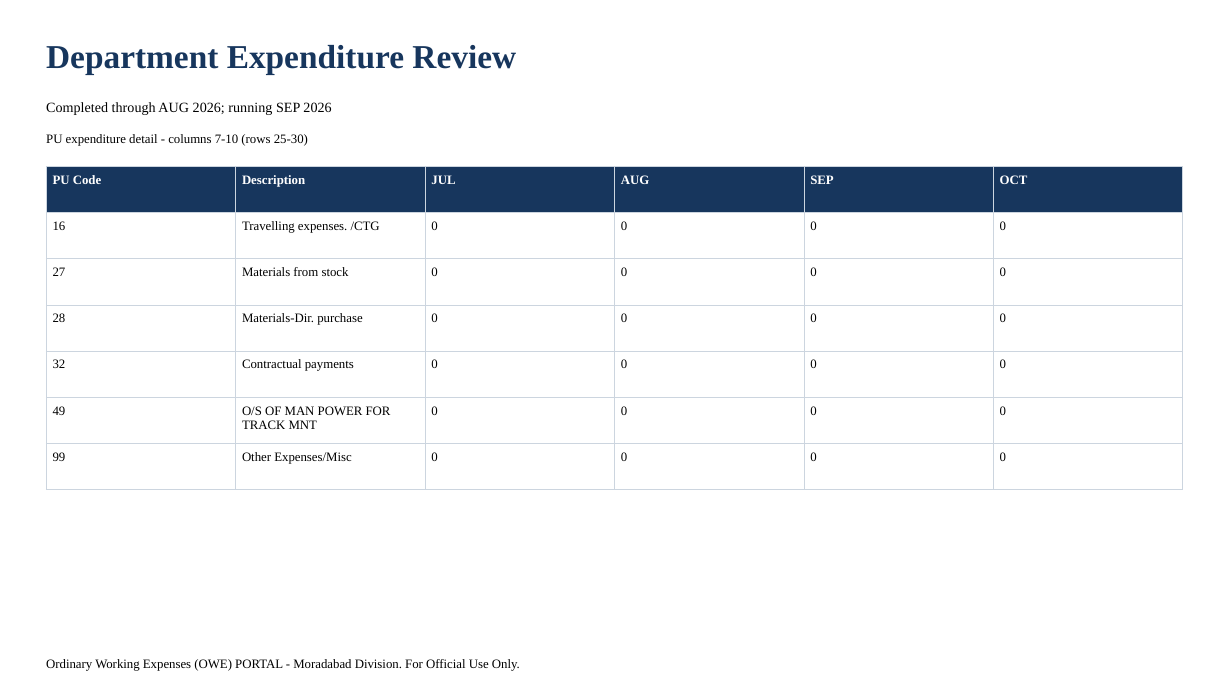
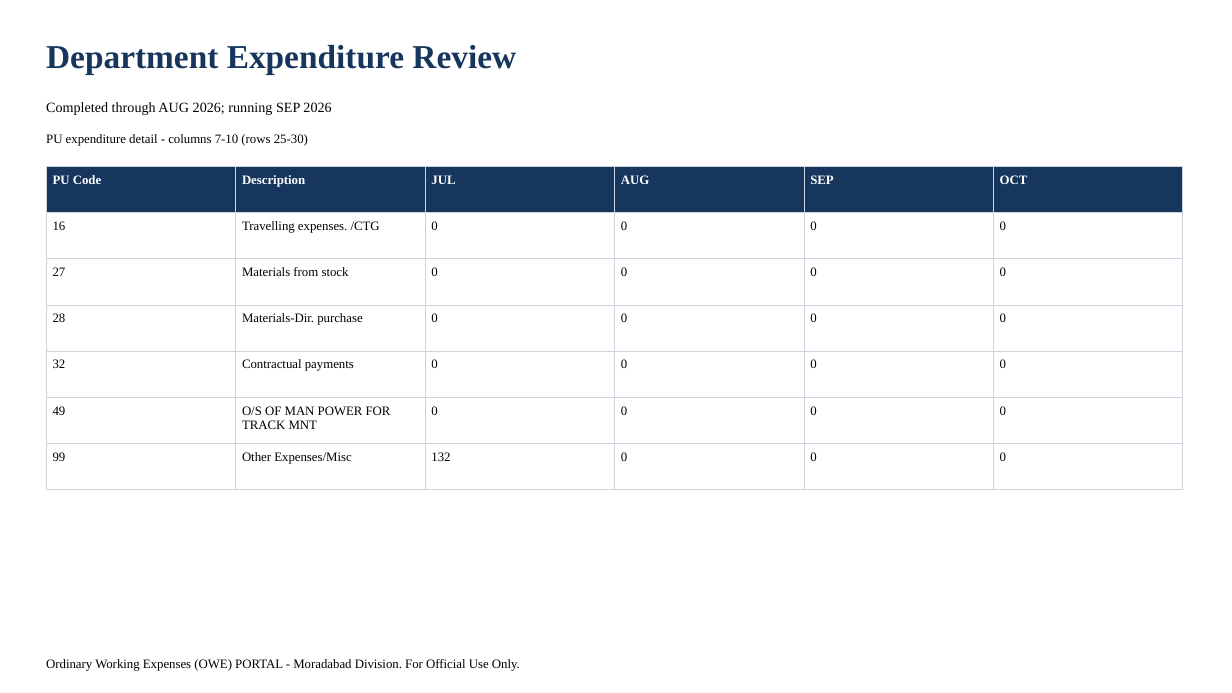
Before and after one commit to girishtiwari007/MBRLR, a slide deck: slide 12 of .export-validation/display/display.pptx. Drawn at 1232x693 pixels with LibreOffice and Linux fonts; fonts in the diff are those of the drawing. Boxes give left, top, right and bottom in pixels: in the first picture for what was removed or moved away, otherwise in the second. Text is boxed around its words. In the diff, an @@ line names an element or a change of style, - is before the commit and + after.

```diff
--- a/.export-validation/display/display.pptx
+++ b/.export-validation/display/display.pptx
@@ table at [46,166,1183,468] @@
-row 7, column 3: 0
+row 7, column 3: 132
```
Also in this commit, not shown: 7 other slides changed, 39 other files.
